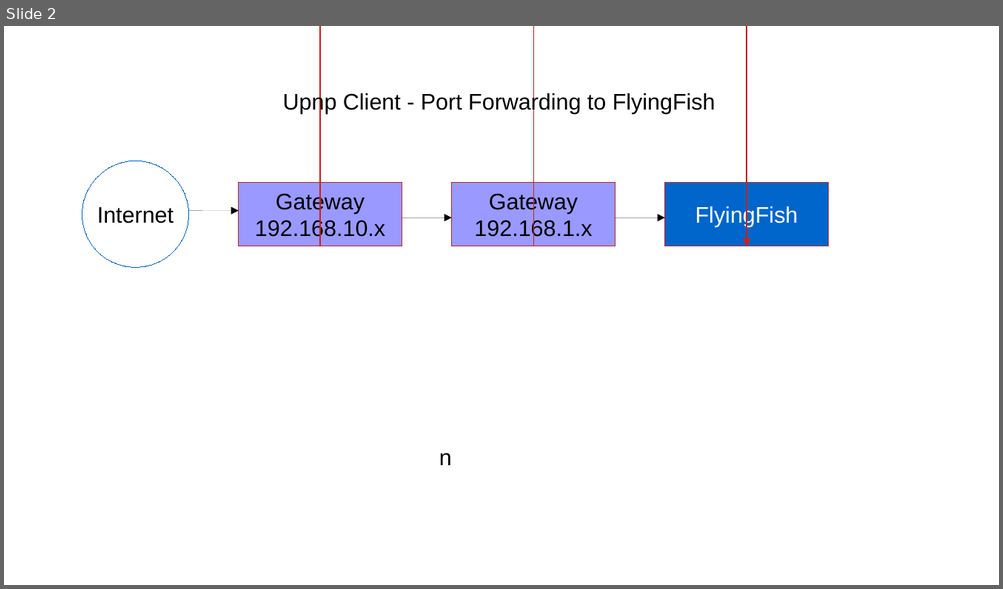
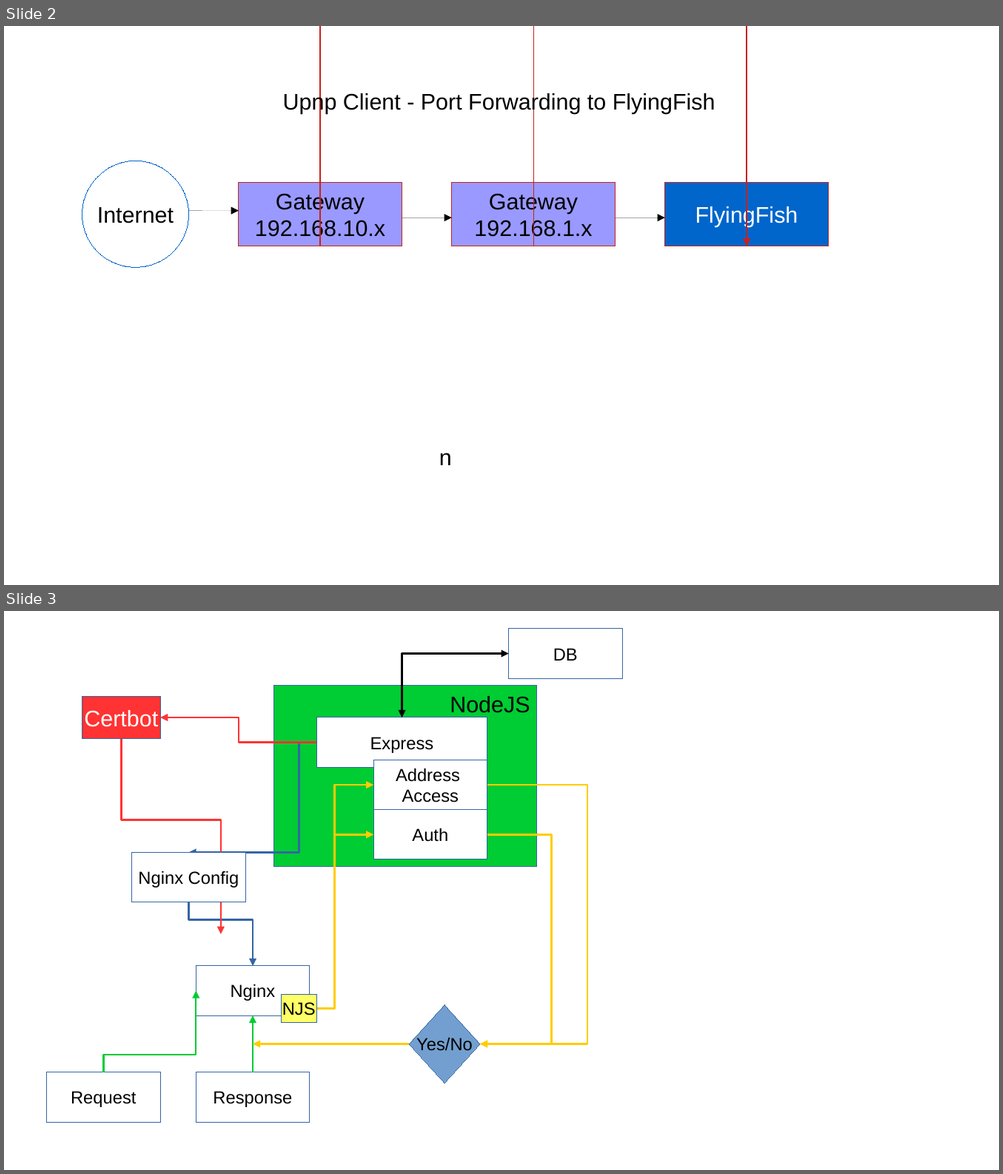
Before and after one commit to stefanwerfling/flyingfish, a slide deck: doc/FF Diagrams.odp. Shown one above the other, each under a label of ours: slide 2 before the commit, slides 2 and 3 after it. The pictures are 1003x589 and 1003x1174 pixels, drawn with LibreOffice and Linux fonts; fonts in the diff are those of the drawing. Boxes give left, top, right and bottom in pixels: in the first picture for what was removed or moved away, otherwise in the second. Text is boxed around its words. In the diff, an @@ line names an element or a change of style, - is before the commit and + after.

Commit message:
update config create, add location, update readme

```diff
--- a/doc/FF Diagrams.odp
+++ b/doc/FF Diagrams.odp
@@ slide 3 added at (4, 611, 999, 1170), background #FFFFFF @@
@@ group added at (46, 629, 622, 1123): 11 rectangles, 11 elbow arrows, 1 diamond, 1 elbow double arrow, 1 text @@
+Express
+Nginx
+Address
+Access
+Auth
+Request
+Response
+Yes/No
+DB
+NodeJS
+NJS
+Certbot
+Nginx Config
```
Also in this commit, not shown: 5 other files.
